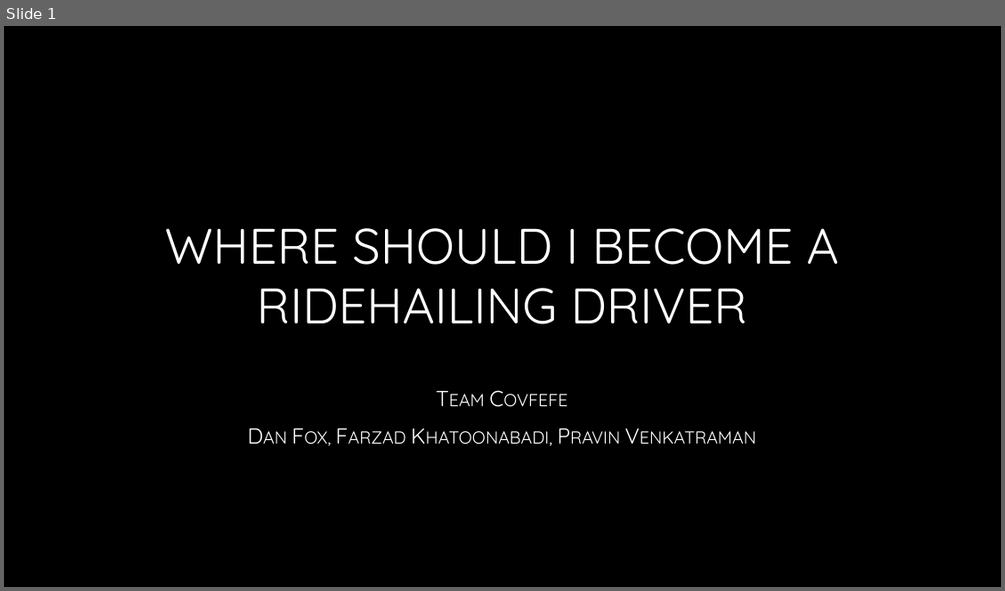
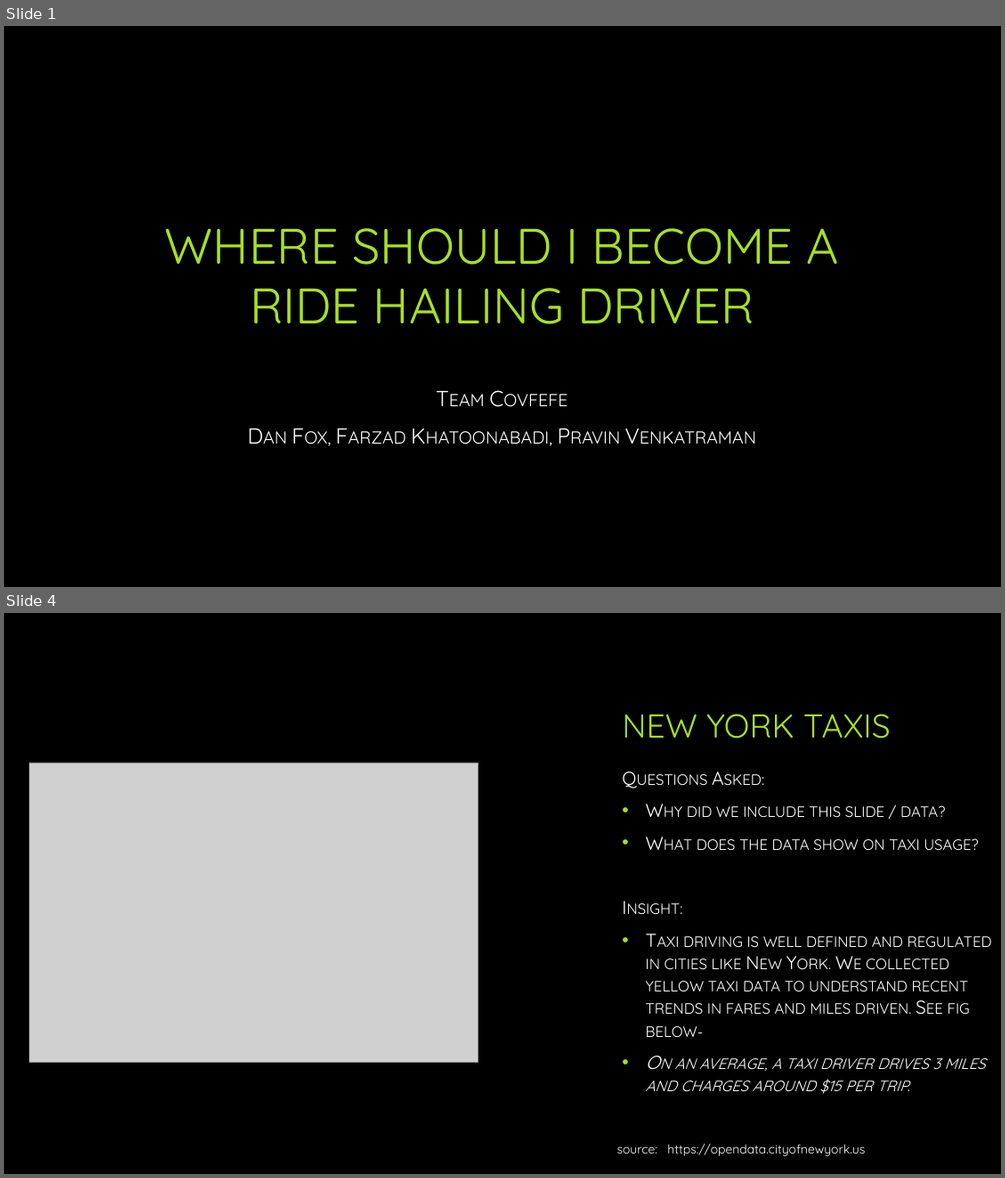
Before and after one commit to df-danfox/Data_Viz_Project, a slide deck: Project 1.pptx. Shown one above the other, each under a label of ours: slide 1 before the commit, slides 1 and 4 after it; the slides between them are not shown. The pictures are 1005x591 and 1005x1178 pixels, drawn with LibreOffice and Linux fonts; fonts in the diff are those of the drawing; grey boxes stand for pictures; background and template pictures are left out. Boxes give left, top, right and bottom in pixels: in the first picture for what was removed or moved away, otherwise in the second. Text is boxed around its words. In the diff, an @@ line names an element or a change of style, - is before the commit and + after.

```diff
--- a/Project 1.pptx
+++ b/Project 1.pptx
@@ slide 4 added at box(4, 613, 1001, 1174), background picture (left out) @@
@@ title added at box(622, 714, 890, 738), 32 pt, text #A9E023 @@
+NEW YORK TAXIS
@@ picture added at box(30, 763, 478, 1062) @@
@@ text added at box(646, 805, 992, 1094), 18 pt, text #FFFFFF, small capitals @@
+Questions Asked:
+• Why did we include this slide / data?
+• What does the data show on taxi usage?
+Insight:
+• Taxi driving is well defined and regulated in cities like New York. We collected yellow taxi data to understand recent trends in fares and miles driven. See fig below-
+• On an average, a taxi driver drives 3 miles and charges around $15 per trip.
@@ text added at box(617, 1143, 865, 1156), 12 pt, text #FFFFFF @@
+source: https://opendata.cityofnewyork.us
@@ slide 1 changed as well @@
@@ title at box(165, 228, 839, 324): text changed; text colour gradient #FFFFFF to #A6A6A6 to #A9E023 @@
-WHERE SHOULD I BECOME A RIDEHAILING DRIVER
+WHERE SHOULD I BECOME A RIDE HAILING DRIVER
```
Also in this commit, not shown: 2 other slides changed, 6 other slides added, 5 slides removed.
